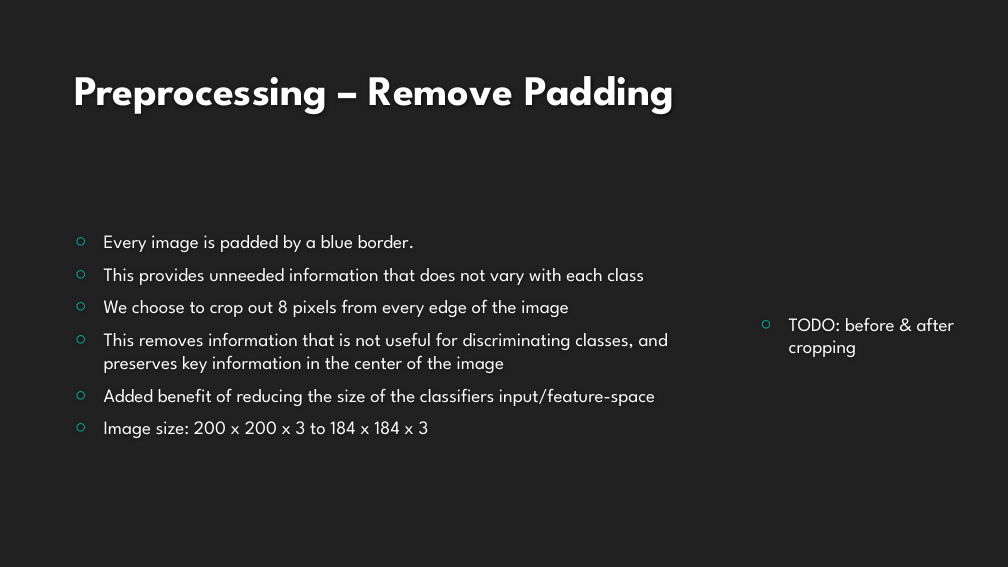
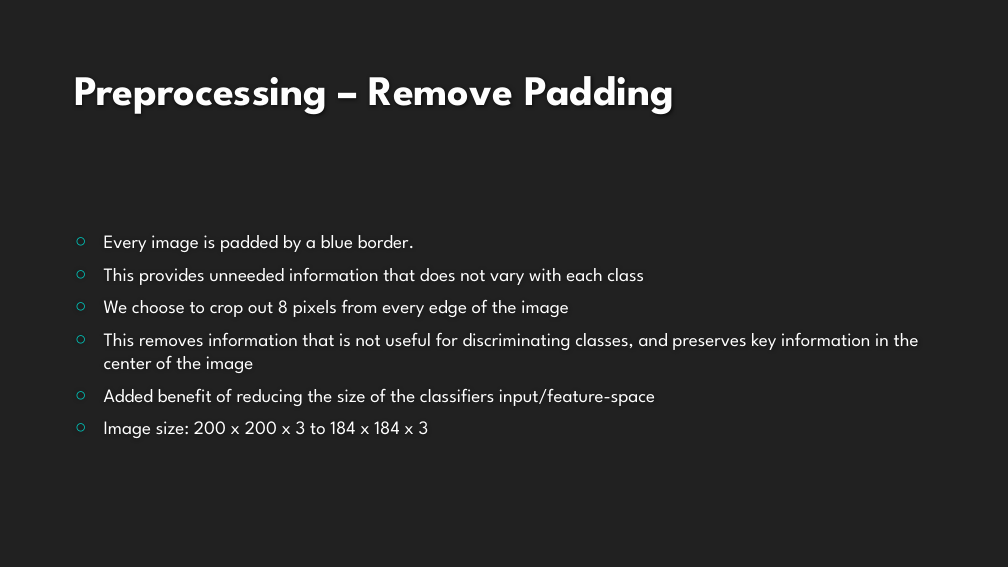
Before and after one commit to landonbuell/Buell-Masters-Project, a slide deck: slide 7 of milestones/BUELL_ENGR6970_Milestone04.pptx. Drawn at 1008x567 pixels with LibreOffice and Linux fonts; fonts in the diff are those of the drawing; background and template pictures are left out. Boxes give left, top, right and bottom in pixels: in the first picture for what was removed or moved away, otherwise in the second. Text is boxed around its words. In the diff, an @@ line names an element or a change of style, - is before the commit and + after.

Commit message:
begun section on classification model

```diff
--- a/milestones/BUELL_ENGR6970_Milestone04.pptx
+++ b/milestones/BUELL_ENGR6970_Milestone04.pptx
@@ text "Every image is padded by ..." rewrapped from (x1=104, y1=235, x2=668, y2=438) to (x1=104, y1=235, x2=919, y2=438) @@
@@ text removed at (x1=789, y1=318, x2=955, y2=357) @@
-○ TODO: before & after cropping
```
Also in this commit, not shown: 3 other slides changed, 10 slides added, 1 slide removed.
